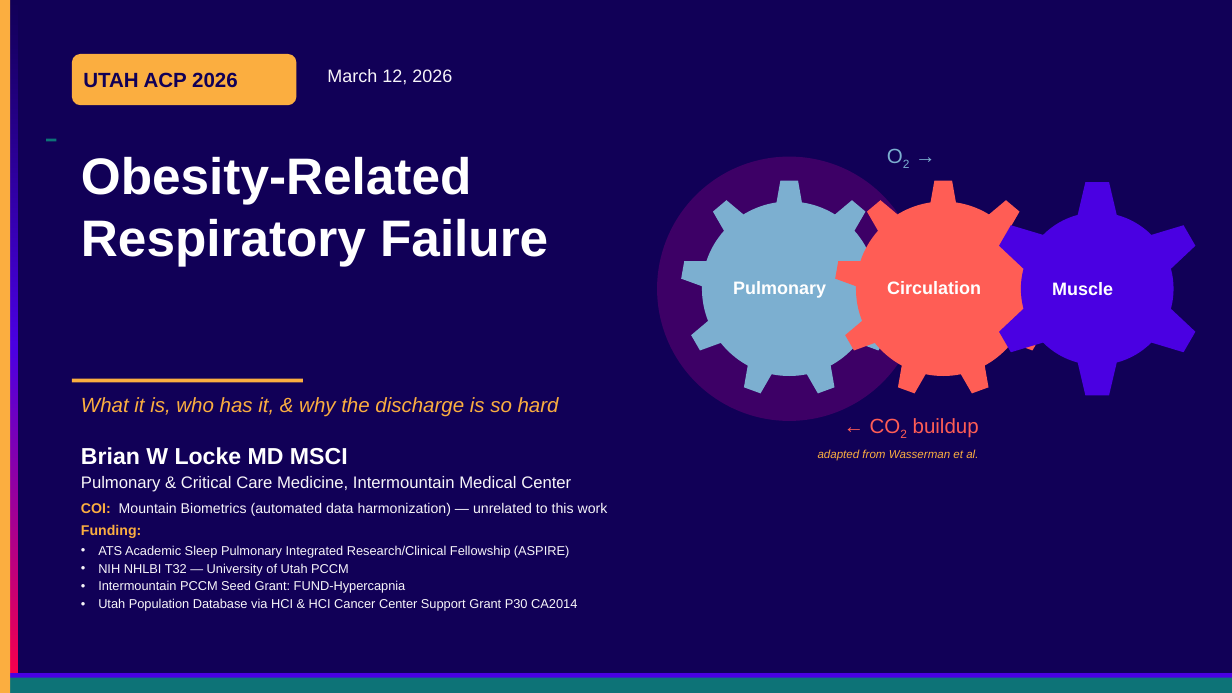
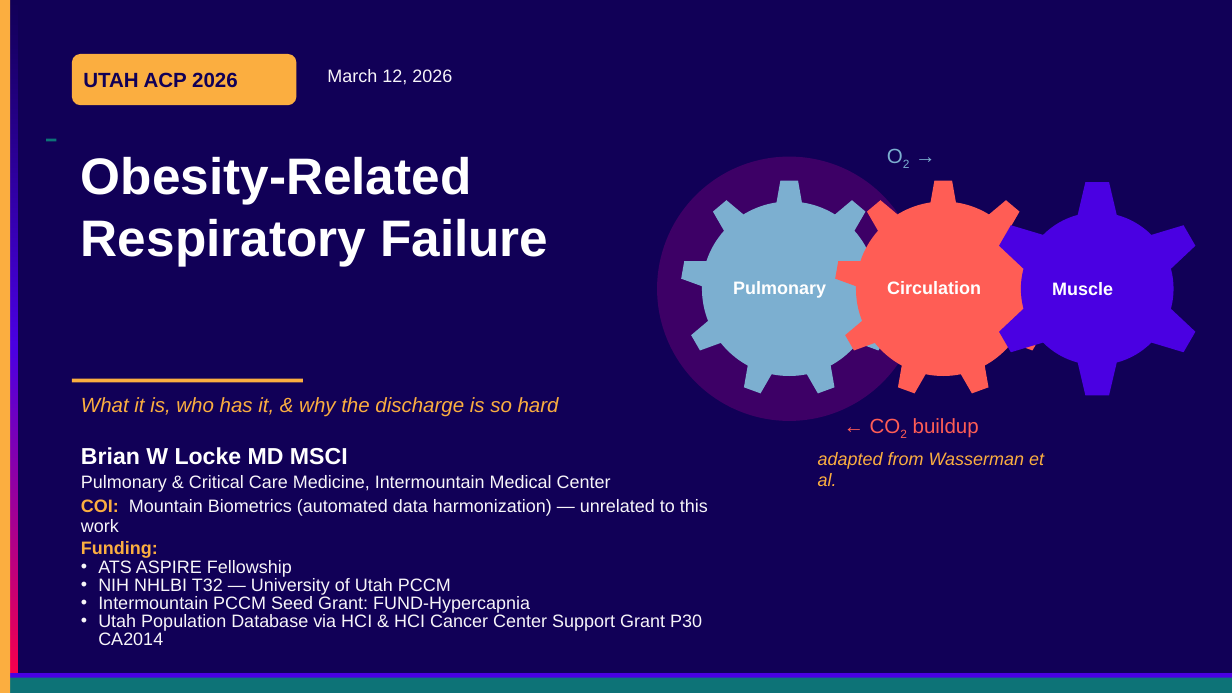
Before and after one commit to reblocke/clinical_talks, a slide deck: slide 1 of archive/Presentations/Locke Utah ACP OHS 2026.pptx. Drawn at 1232x693 pixels with LibreOffice and Linux fonts; fonts in the diff are those of the drawing. Boxes give left, top, right and bottom in pixels: in the first picture for what was removed or moved away, otherwise in the second. Text is boxed around its words. In the diff, an @@ line names an element or a change of style, - is before the commit and + after.

Commit message:
Update archived presentations
Replace two archived PowerPoint files with updated versions: archive/Presentations/Locke Research Update Mar2026.pptx and archive/Presentations/Locke Utah ACP OHS 2026.pptx. Both are binary PPTX updates to the presentations.

```diff
--- a/archive/Presentations/Locke Utah ACP OHS 2026.pptx
+++ b/archive/Presentations/Locke Utah ACP OHS 2026.pptx
@@ text "adapted from Wasserman et al." at (818, 452, 1044, 486): size 9 to 14 pt @@
@@ text at (81, 475, 708, 645): size 13 to 14 pt in "Pulmonary & Critical Care Medicine, Intermountain Medical ..."; size 11 to 14 pt in "COI: Mountain Biometrics (automated data harmonization) — ...", "Funding:"; size 10 to 14 pt in "NIH NHLBI T32 — University of Utah ...", "Intermountain PCCM Seed Grant: FUND-Hypercapnia", "Utah Population Database via HCI & HCI ..." @@
@@ text at (98, 560, 292, 577): text changed; size 10 to 14 pt @@
-• ATS Academic Sleep Pulmonary Integrated Research/Clinical Fellowship (ASPIRE)
+• ATS ASPIRE Fellowship
```
Also in this commit, not shown: 25 other slides changed, 8 slides added, 7 slides removed, 1 other file.
